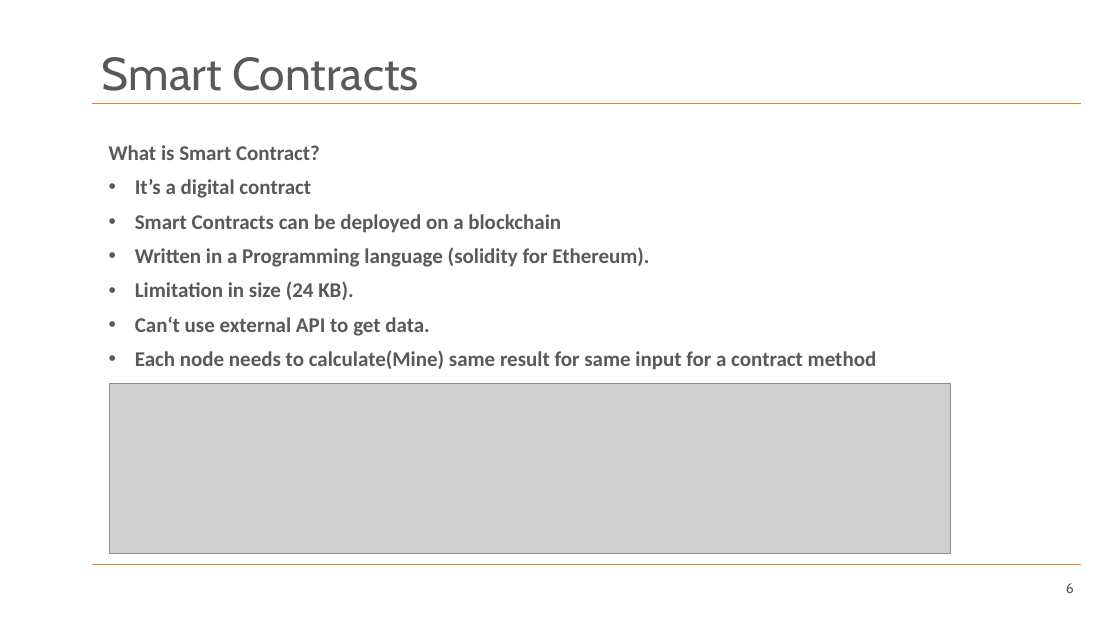
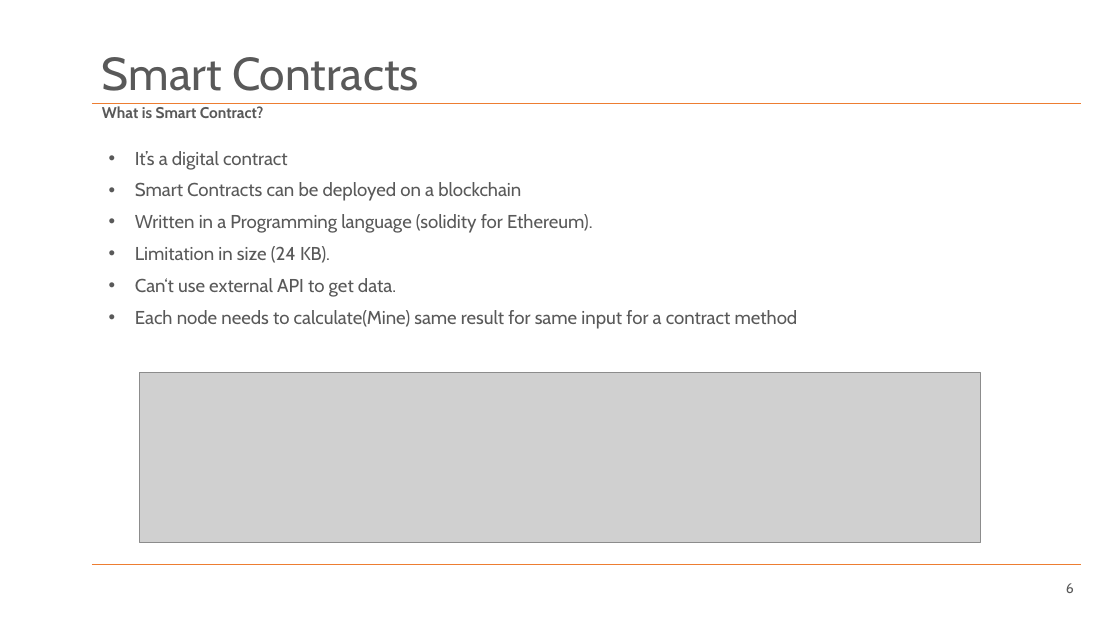
Before and after one commit to SachiHarshitha/HDa_TeamProject_SS21, a slide deck: slide 6 of 00_Documentation/M03_TeamProject_Haid_UWB-Presentation.pptx. Drawn at 1120x630 pixels with LibreOffice and Linux fonts; fonts in the diff are those of the drawing; grey boxes stand for pictures; background and template pictures are left out. Boxes give left, top, right and bottom in pixels: in the first picture for what was removed or moved away, otherwise in the second. Text is boxed around its words. In the diff, an @@ line names an element or a change of style, - is before the commit and + after.

```diff
--- a/00_Documentation/M03_TeamProject_Haid_UWB-Presentation.pptx
+++ b/00_Documentation/M03_TeamProject_Haid_UWB-Presentation.pptx
@@ subtitle added at [102, 106, 264, 118], 13.3 pt, text #595959, bold @@
+What is Smart Contract?
@@ text "It’s a digital contract": place and size @@
-text "It’s a digital contract" at [109, 145, 877, 370]
+text "It’s a digital contract" at [135, 151, 798, 329]
@@ text "It’s a digital contract" at [135, 151, 798, 329]: size 18 to 16 pt, font Calibri to Cabin, bold off @@
@@ text at [109, 145, 320, 160]: paragraph removed @@
-What is Smart Contract?
@@ picture: place and size @@
-picture at [109, 384, 951, 554]
+picture at [139, 373, 981, 543]
```
Also in this commit, not shown: 9 other slides changed, 3 slides added, 2 slides removed, 11 other files.
